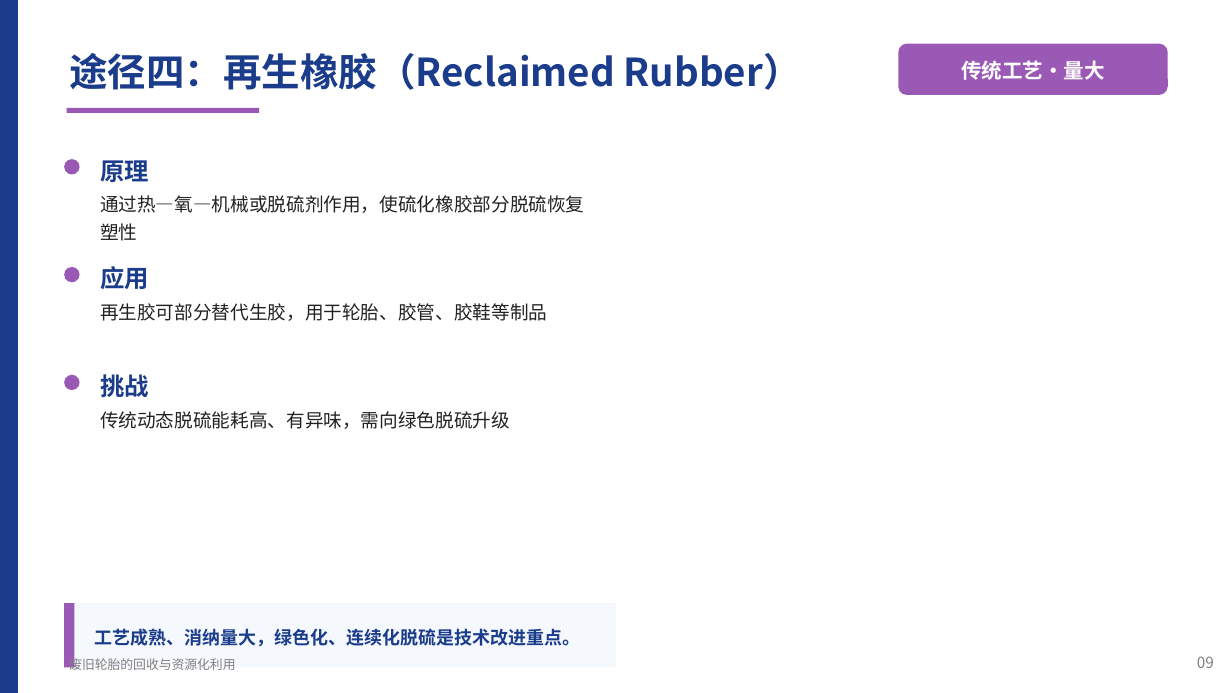
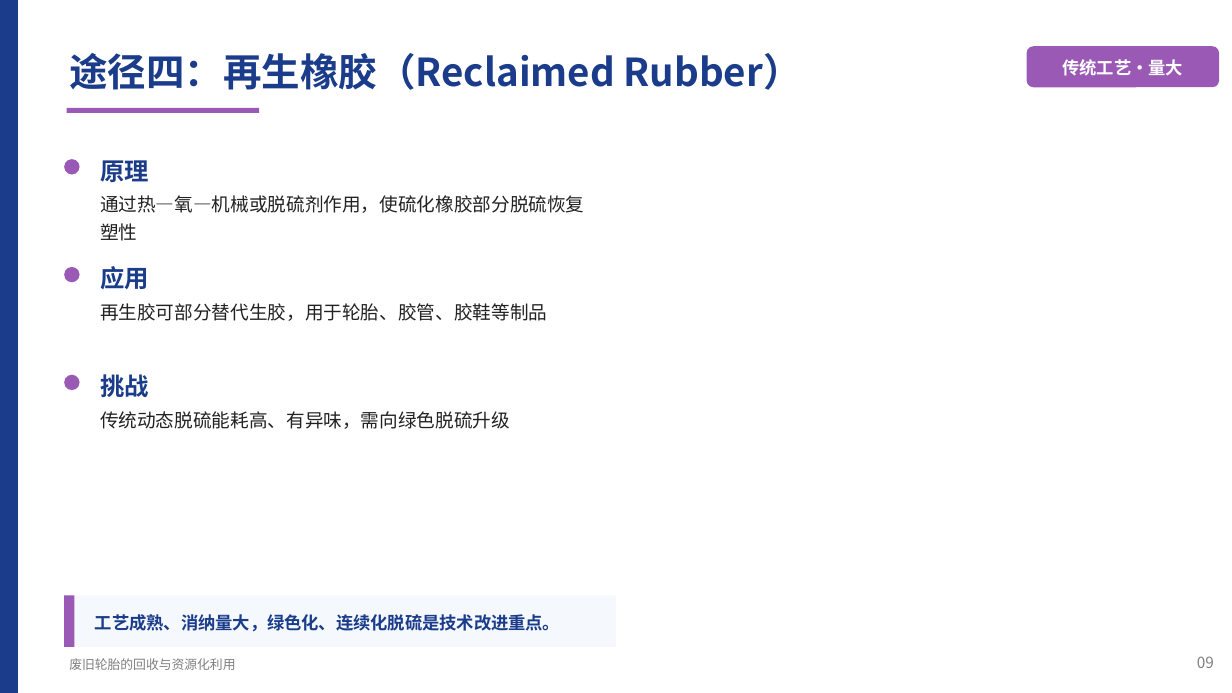
Before and after one commit to tldsnhzrs/ppt4, a slide deck: slide 15 of presentation/废旧轮胎的回收与资源化利用.pptx. Drawn at 1232x693 pixels with LibreOffice and Linux fonts; fonts in the diff are those of the drawing. Boxes give left, top, right and bottom in pixels: in the first picture for what was removed or moved away, otherwise in the second. Text is boxed around its words. In the diff, an @@ line names an element or a change of style, - is before the commit and + after.

```diff
--- a/presentation/废旧轮胎的回收与资源化利用.pptx
+++ b/presentation/废旧轮胎的回收与资源化利用.pptx
@@ rounded rectangle "传统工艺·量大": place and size @@
-rounded rectangle "传统工艺·量大" at <box>898,43,1168,95</box>
+rounded rectangle "传统工艺·量大" at <box>1027,46,1219,87</box>
@@ rounded rectangle "传统工艺·量大" at <box>1027,46,1219,87</box>: size 16 to 13.5 pt @@
@@ rectangle: place and size @@
-rectangle at <box>64,604,616,667</box>
+rectangle at <box>64,595,616,647</box>
@@ rectangle: place and size @@
-rectangle at <box>64,604,74,667</box>
+rectangle at <box>64,595,74,647</box>
@@ text "工艺成熟、消纳量大，绿色化、连续化脱硫是技术改进重点。": place and size @@
-text "工艺成熟、消纳量大，绿色化、连续化脱硫是技术改进重点。" at <box>95,628,581,647</box>
+text "工艺成熟、消纳量大，绿色化、连续化脱硫是技术改进重点。" at <box>95,614,560,632</box>
@@ text "工艺成熟、消纳量大，绿色化、连续化脱硫是技术改进重点。" at <box>95,614,560,632</box>: size 14 to 13.5 pt; line spacing 1.15 to 1.1 @@
```
Also in this commit, not shown: 8 other slides changed, 3 other files.
